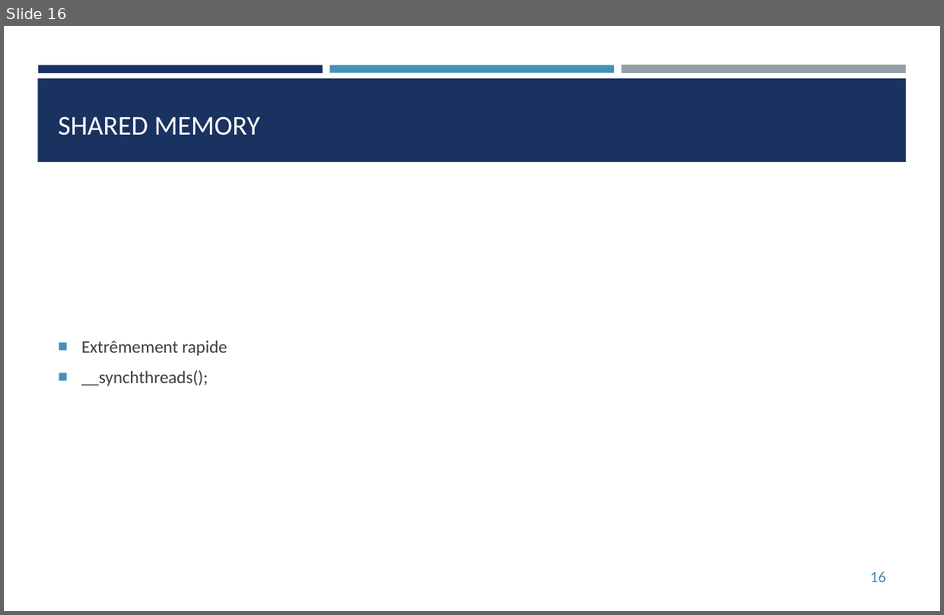
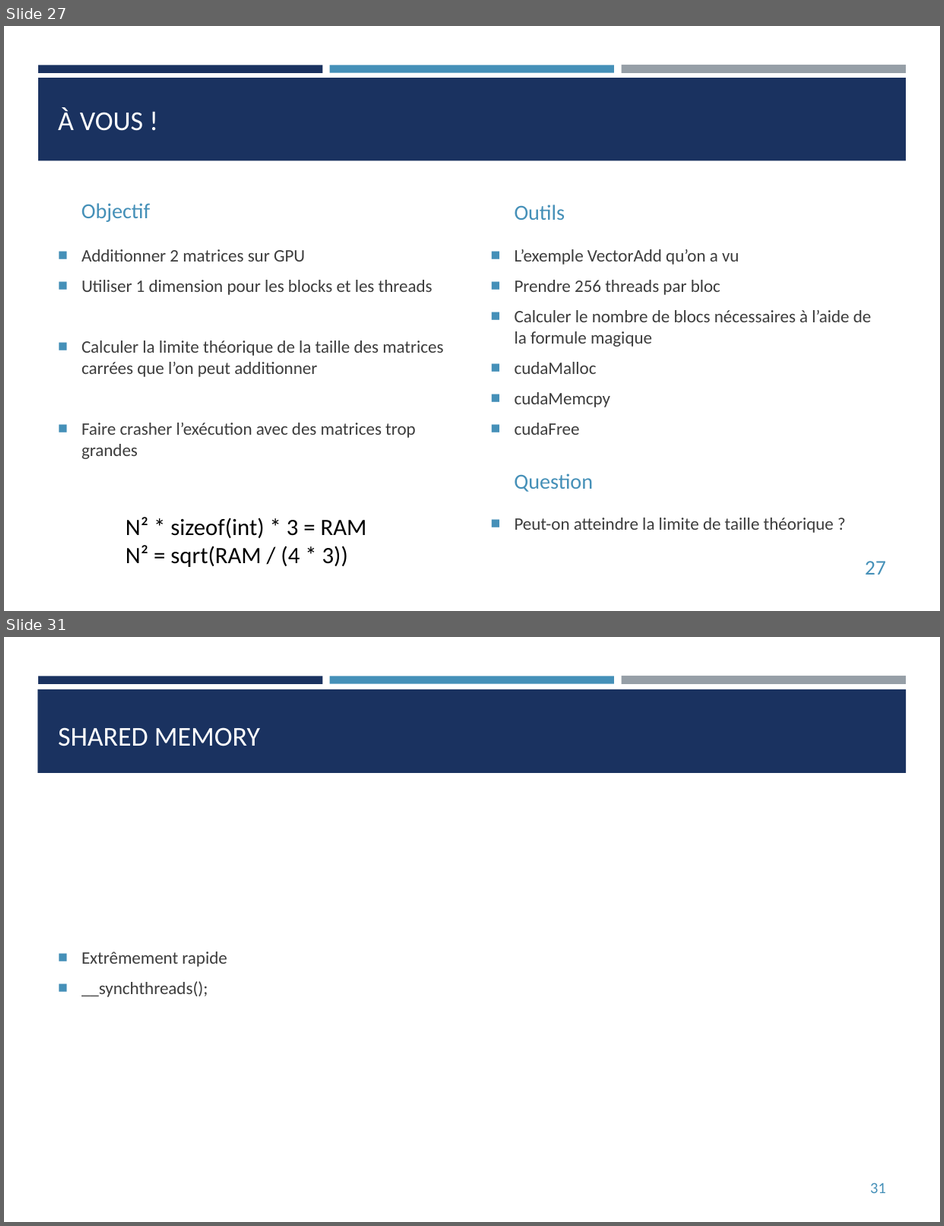
Before and after one commit to franckginguene/hpc_formation_scalian, a slide deck: Diapos/HPC_CUDA.pptx. Shown one above the other, each under a label of ours: slide 16 before the commit, slides 27 and 31 after it; the slides between them are not shown. The pictures are 944x615 and 944x1226 pixels, drawn with LibreOffice and Linux fonts; fonts in the diff are those of the drawing. Boxes give left, top, right and bottom in pixels: in the first picture for what was removed or moved away, otherwise in the second. Text is boxed around its words. In the diff, an @@ line names an element or a change of style, - is before the commit and + after.

Commit message:
update CUDA

```diff
--- a/Diapos/HPC_CUDA.pptx
+++ b/Diapos/HPC_CUDA.pptx
@@ slide 27 added at (4, 26, 940, 611), background #FFFFFF; not listed: 3 template elements that a slide beside it also shows @@
@@ rectangle added at (39, 78, 907, 161), fill #1A3260 @@
@@ title added at (58, 107, 143, 131), 21 pt, text #FFFFFF @@
+À VOUS !
@@ text added at (82, 203, 150, 222), 16.5 pt, text #4590B8 @@
+Objectif
@@ text added at (515, 205, 566, 220), 16.5 pt, text #4590B8 @@
+Outils
@@ text added at (82, 249, 443, 459), 13.5 pt, text #3D3D3D @@
+■ Additionner 2 matrices sur GPU
+■ Utiliser 1 dimension pour les blocks et les threads
+■ Calculer la limite théorique de la taille des matrices carrées que l’on peut additionner
+■ Faire crasher l’exécution avec des matrices trop grandes
@@ text added at (515, 249, 872, 435), 13.5 pt, text #3D3D3D @@
+■ L’exemple VectorAdd qu’on a vu
+■ Prendre 256 threads par bloc
+■ Calculer le nombre de blocs nécessaires à l’aide de la formule magique
+■ cudaMalloc
+■ cudaMemcpy
+■ cudaFree
@@ text added at (514, 474, 593, 492), 16.5 pt, text #4590B8 @@
+Question
@@ text added at (126, 517, 367, 567), 18 pt, text #000000 @@
+N² * sizeof(int) * 3 = RAM
+N² = sqrt(RAM / (4 * 3))
@@ text added at (515, 518, 834, 533), 13.5 pt, text #3D3D3D @@
+■ Peut-on atteindre la limite de taille théorique ?
@@ page number added at (865, 561, 886, 575), 16 pt, text #4590B8 @@
+27
@@ what was slide 16 is now slide 31 @@
@@ page number at (870, 1183, 886, 1193): text changed @@
-16
+31
```
Also in this commit, not shown: 4 slides changed, 15 other slides added, 1 slide removed.
